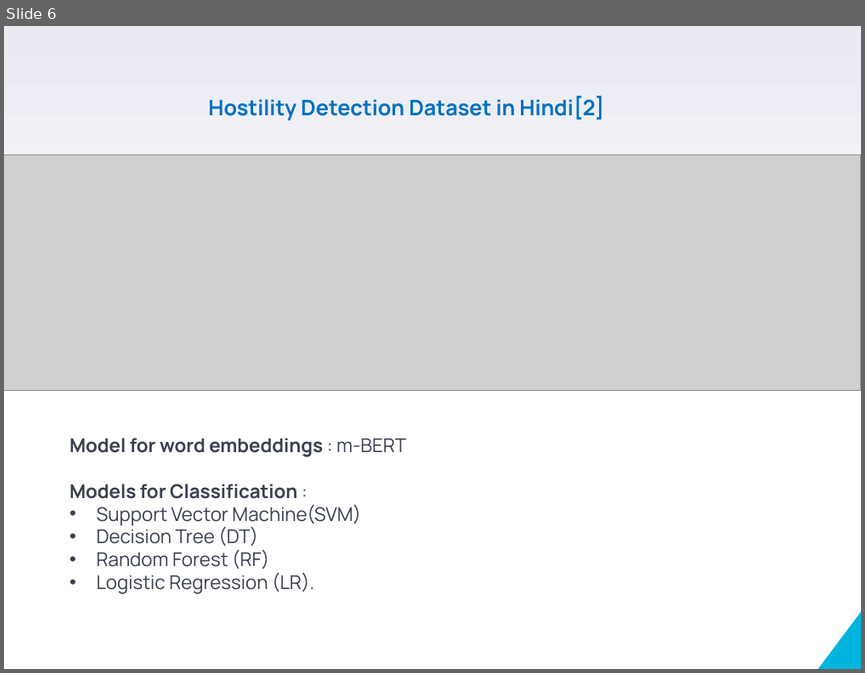
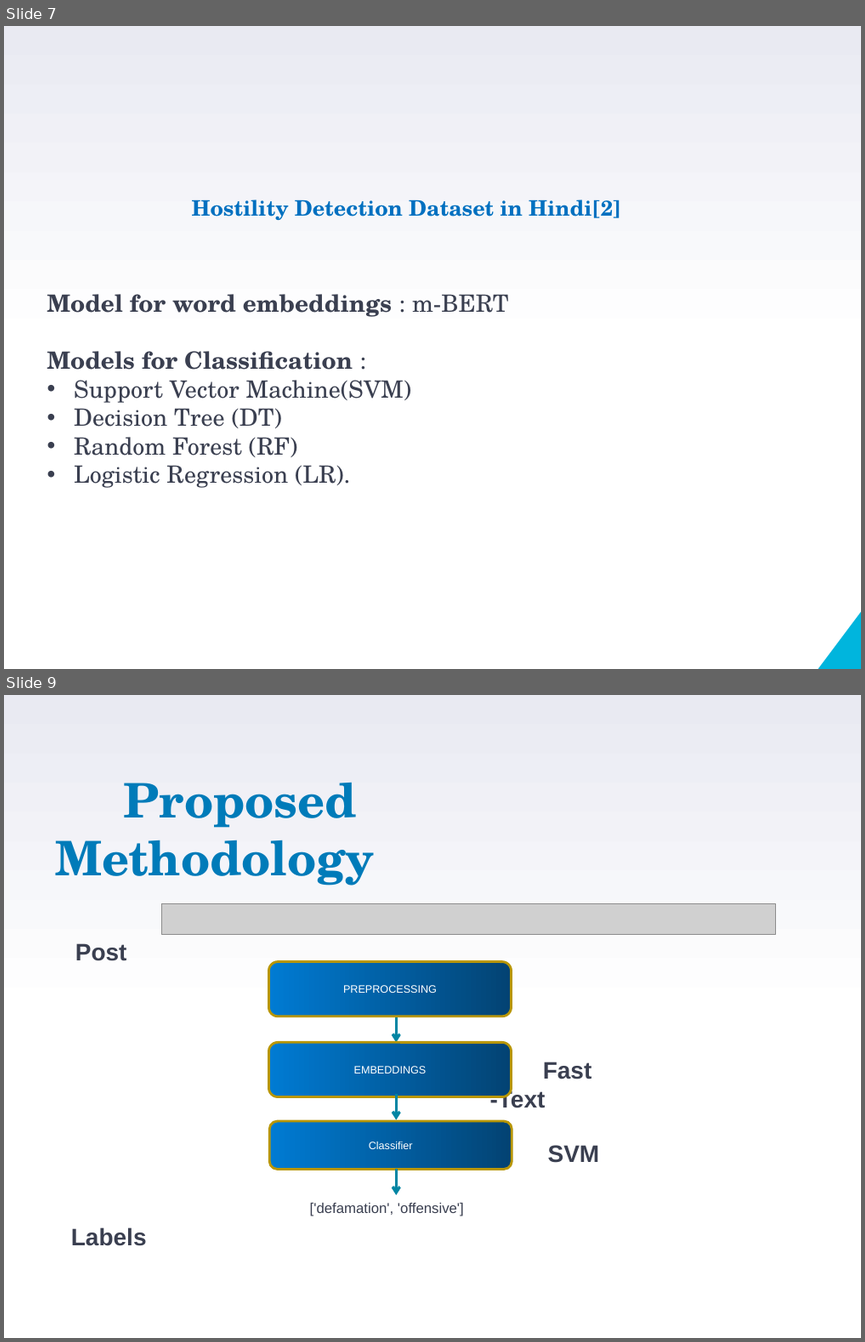
Before and after one commit to VarunBohara/Mini-Project-Documents, a slide deck: Review2_ppt.pptm. Shown one above the other, each under a label of ours: slide 6 before the commit, slides 7 and 9 after it; the slides between them are not shown. The pictures are 865x673 and 865x1342 pixels, drawn with LibreOffice and Linux fonts; fonts in the diff are those of the drawing; grey boxes stand for pictures. Boxes give left, top, right and bottom in pixels: in the first picture for what was removed or moved away, otherwise in the second. Text is boxed around its words. In the diff, an @@ line names an element or a change of style, - is before the commit and + after.

```diff
--- a/Review2_ppt.pptm
+++ b/Review2_ppt.pptm
@@ slide 9 added at [4,695,861,1338], background gradient #FFFFFF to #E9EAF2 @@
@@ text added at [55,782,375,885], 40 pt, text #007BB9, bold @@
+Proposed Methodology
@@ picture added at [161,904,775,934] @@
@@ text added at [75,943,127,961], 20 pt, text #3A3F50, bold @@
+Post
@@ text added at [490,1061,592,1108], 20 pt, text #3A3F50, bold @@
+Fast -Text
@@ text added at [548,1145,600,1163], 20 pt, text #3A3F50, bold @@
+SVM
@@ group added at [268,961,512,1195]: 3 arrows, 3 rounded rectangles @@
+PREPROCESSING
+EMBEDDINGS
+Classifier
@@ text added at [310,1202,464,1216], 12 pt, text #3A3F50 @@
+['defamation', 'offensive']
@@ text added at [71,1227,147,1246], 20 pt, text #3A3F50, bold @@
+Labels
@@ what was slide 6 is now slide 7 @@
@@ slide 7 changed as well @@
@@ picture removed at [4,154,861,390] @@
@@ text "Hostility Detection Dataset in Hindi[2]": place and size @@
-text "Hostility Detection Dataset in Hindi[2]" at [208,96,604,120]
+text "Hostility Detection Dataset in Hindi[2]" at [192,199,621,220]
@@ text "Hostility Detection Dataset in Hindi[2]" at [192,199,621,220]: font Manrope to TeX Gyre Schola @@
@@ text "Model for word embeddings : ...": place and size @@
-text "Model for word embeddings : ..." at [69,437,406,594]
+text "Model for word embeddings : ..." at [47,294,508,488]
@@ text "Model for word embeddings : ..." at [47,294,508,488]: size 16 to 20 pt, font Manrope to TeX Gyre Schola @@
```
Also in this commit, not shown: 6 other slides changed, 2 other slides added, 4 slides removed.
